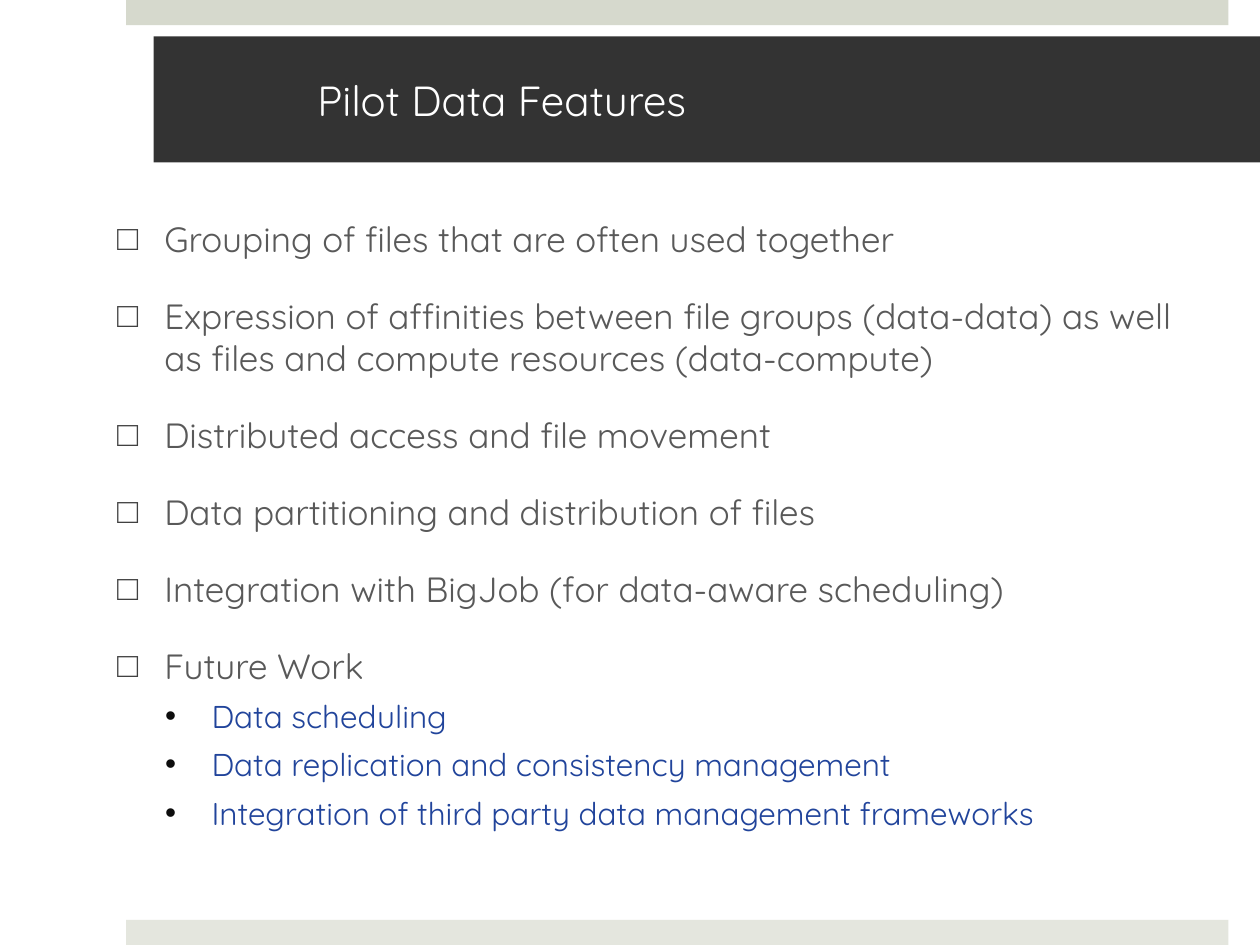
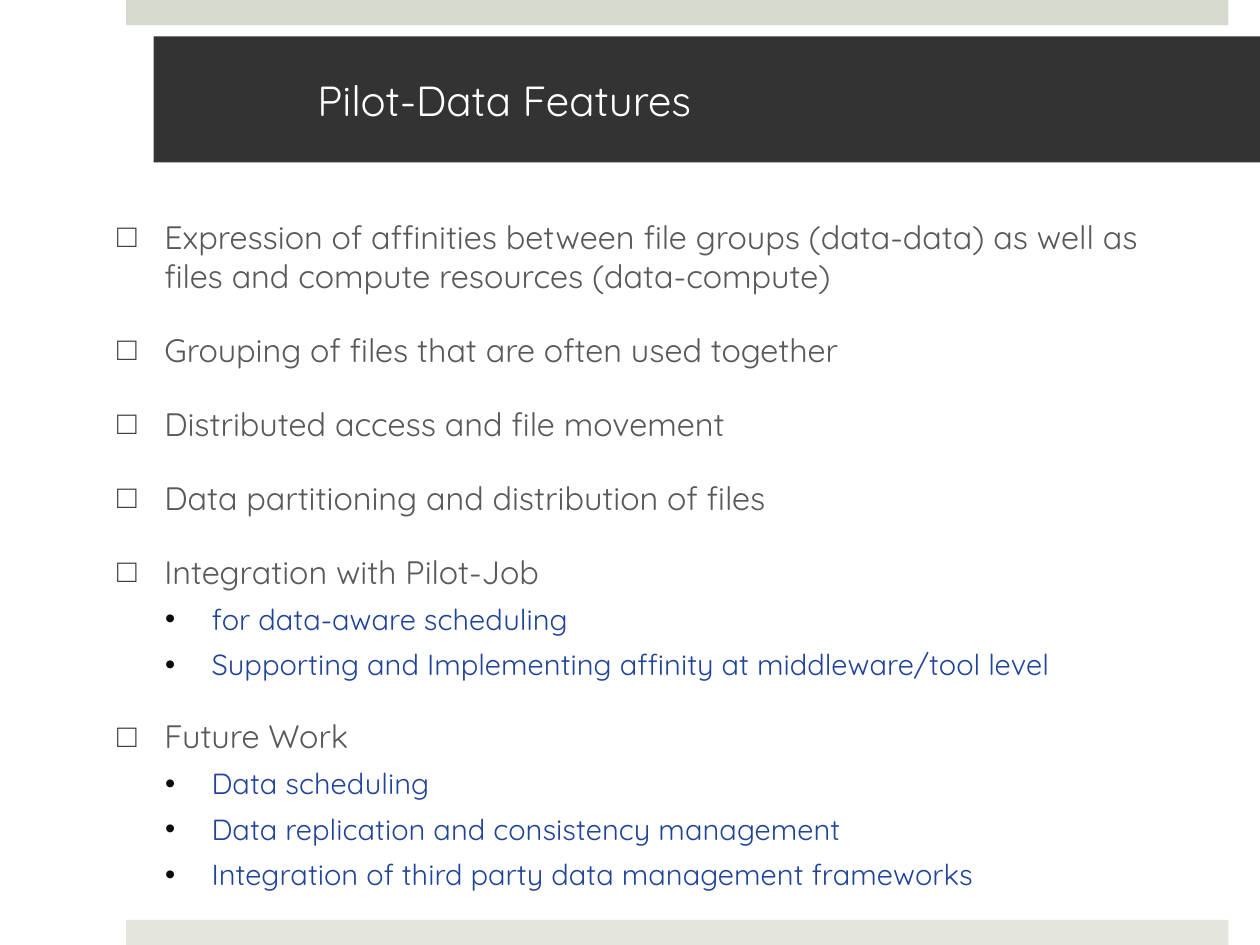
Before and after one commit to saga-project/saga-cpp-legacy-projects, a slide deck: slide 28 of saga-talks/abstractions_for_ls-microsoft.pptx. Drawn at 1260x945 pixels with LibreOffice and Linux fonts; fonts in the diff are those of the drawing; background and template pictures are left out. Boxes give left, top, right and bottom in pixels: in the first picture for what was removed or moved away, otherwise in the second. Text is boxed around its words. In the diff, an @@ line names an element or a change of style, - is before the commit and + after.

```diff
--- a/saga-talks/abstractions_for_ls-microsoft.pptx
+++ b/saga-talks/abstractions_for_ls-microsoft.pptx
@@ title at (317,85,691,117): text changed @@
-Pilot Data Features
+Pilot-Data Features
@@ text at (164,225,1138,295): paragraph added @@
+□ Expression of affinities between file groups (data-data) as well as files and compute resources (data-compute)
@@ text at (164,303,1171,378): paragraph removed @@
-□ Expression of affinities between file groups (data-data) as well as files and compute resources (data-compute)
@@ text at (164,338,973,891): size 20 to 18.5 pt in "Grouping of files that are often used ...", "Distributed access and file movement", "Data partitioning and distribution of files", "Future Work"; size 18 to 16.6 pt in "Data scheduling", "Data replication and consistency management", "Integration of third party data management frameworks" @@
@@ text at (164,560,1049,681): text changed; size 20 to 16.6 pt; text colour #595959 to #21449B @@
-□ Integration with BigJob (for data-aware scheduling)
+□ Integration with Pilot-Job
+  • for data-aware scheduling
+  • Supporting and Implementing affinity at middleware/tool level
```
Also in this commit, not shown: 18 other slides changed.
